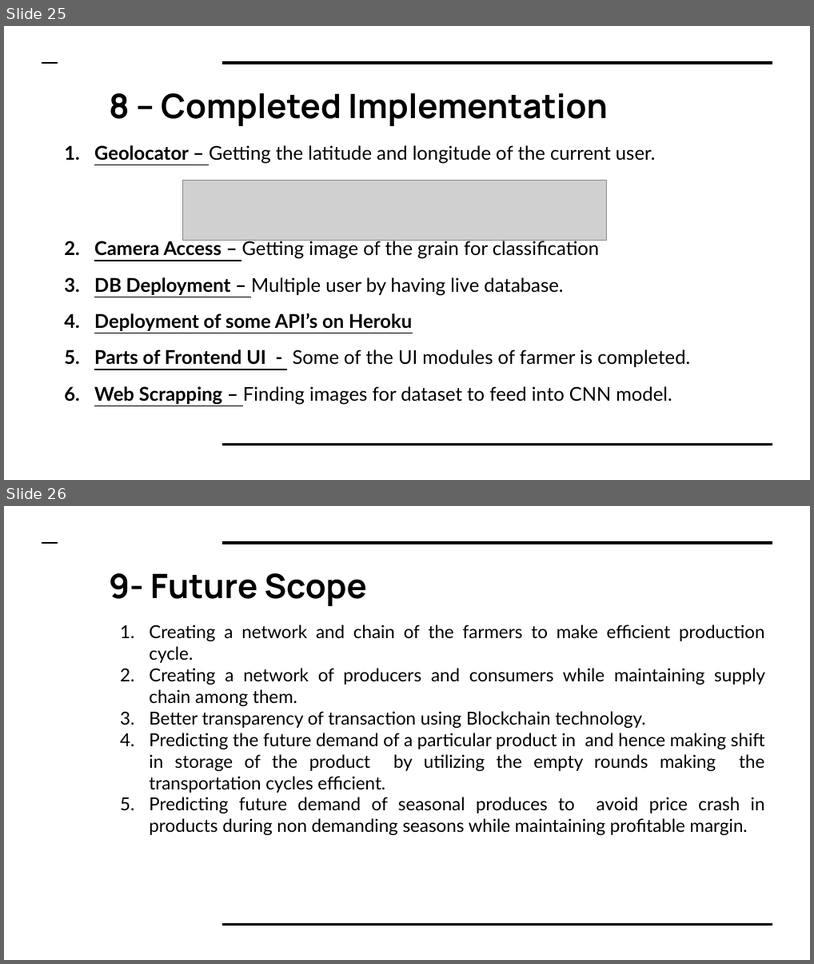
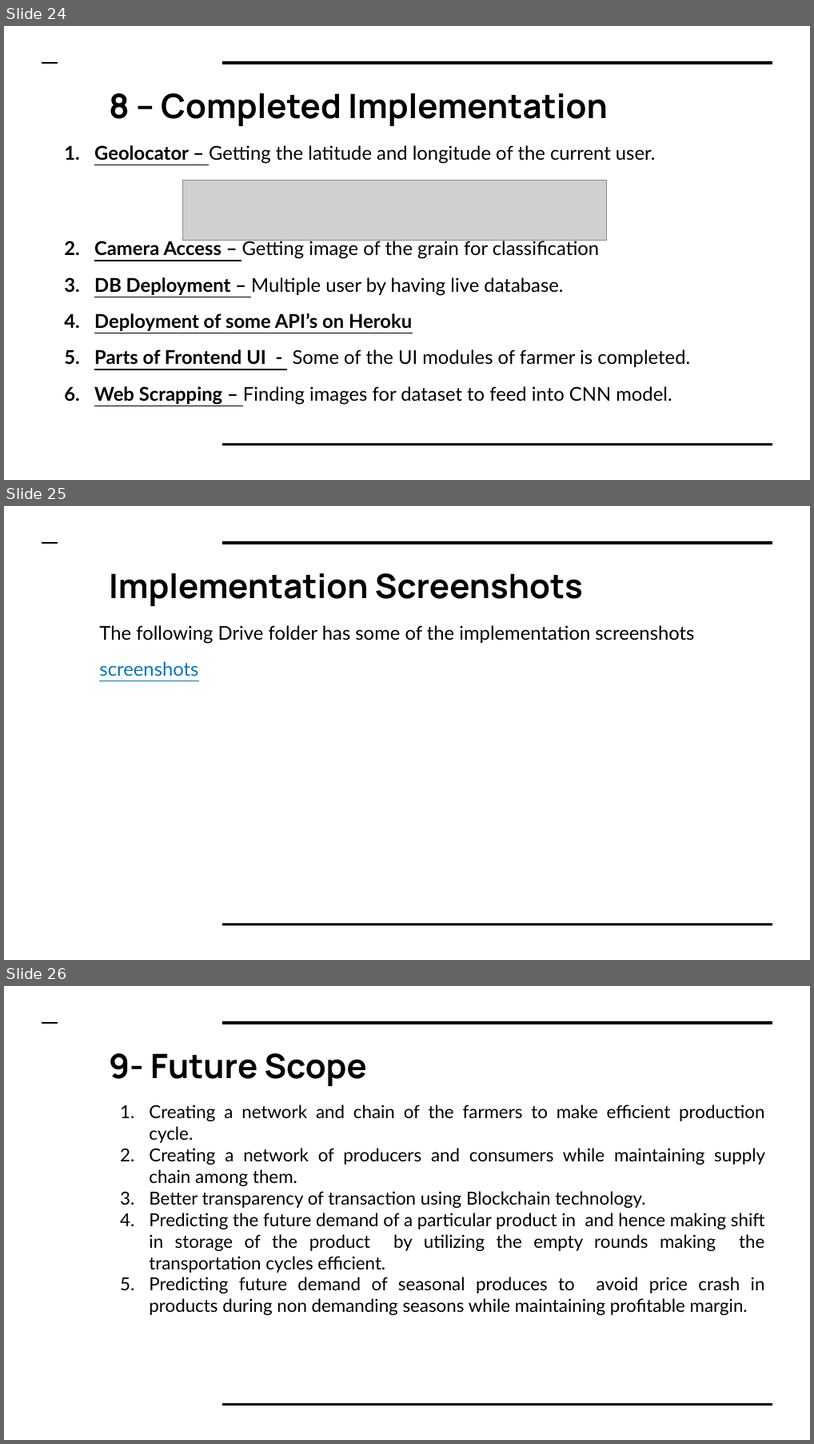
Before and after one commit to meetb007/kissan-bandhu, a slide deck: documents/kisaan Bandhu.pptx. Shown one above the other, each under a label of ours: slides 25 and 26 before the commit, slides 24, 25 and 26 after it. The pictures are 814x964 and 814x1444 pixels, drawn with LibreOffice and Linux fonts; fonts in the diff are those of the drawing; grey boxes stand for pictures. Boxes give left, top, right and bottom in pixels: in the first picture for what was removed or moved away, otherwise in the second. Text is boxed around its words. In the diff, an @@ line names an element or a change of style, - is before the commit and + after.

```diff
--- a/documents/kisaan Bandhu.pptx
+++ b/documents/kisaan Bandhu.pptx
@@ slide 25 added at (x1=4, y1=506, x2=810, y2=960), background #FFFFFF; not listed: 3 template elements that a slide beside it also shows @@
@@ title added at (x1=109, y1=573, x2=583, y2=606), 30 pt, text #000000, bold @@
+Implementation Screenshots
@@ text added at (x1=99, y1=625, x2=694, y2=676), 17 pt, text #000000 @@
+The following Drive folder has some of the implementation screenshots
+screenshots
@@ what was slide 25 is now slide 24 @@
```
Also in this commit, not shown: 9 slides changed, 1 other slide added, 2 slides removed, 4 other files.
